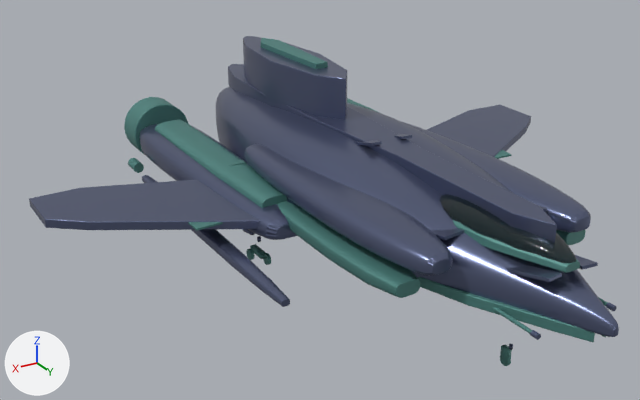
The glTF model ShotEmUp3D_JS/player_spaceship.glb as it was, and as the next commit left it.
One viewpoint serves both versions: a 50 mm lens placed at (13.82, 20.93, 10.11), pointed at (1.34, 0.14, -0.28). The axes (+X, +Y, +Z) are drawn at lower left. The lights are the same throughout. The first picture is the older version. Where no turn or scale is listed for an object, it has been applied to the vertices.

The older version as bpy lines, for what is in view:
```python
ob_auxthruster_r = bpy.data.objects.new('AuxThruster_R', me_cylinder_003)
ob_auxthruster_r.location = (4.34, -7.45, -1.08)
ob_canopyframe = bpy.data.objects.new('CanopyFrame', me_canopyframe)
ob_canopyframe.location = (0.0, 0.0, 0.0)
ob_engineshroud_r = bpy.data.objects.new('EngineShroud_R', me_engineshroud_r)
ob_engineshroud_r.location = (0.0, 0.0, 0.0)
ob_fincap = bpy.data.objects.new('FinCap', me_fincap)
ob_fincap.location = (0.0, 0.0, 0.0)
ob_gunbarrel_r = bpy.data.objects.new('GunBarrel_R', me_cylinder_009)
ob_gunbarrel_r.location = (1.18, 8.22, -0.26)
ob_mainhull = bpy.data.objects.new('MainHull', me_mainhull)
ob_mainhull.location = (0.0, 0.0, 0.0)
ob_nosechine_r = bpy.data.objects.new('NoseChine_R', me_nosechine_r)
ob_nosechine_r.location = (0.0, 0.0, 0.0)
ob_nozzleouter_r = bpy.data.objects.new('NozzleOuter_R', me_cylinder)
ob_nozzleouter_r.location = (3.2, -8.2, -0.12)
ob_shoulderunder_r = bpy.data.objects.new('ShoulderUnder_R', me_shoulderunder_r)
ob_shoulderunder_r.location = (0.0, 0.0, 0.0)
# also in view: 'VerticalFin' at (0.0, -3.9, 2.12); 'EngineBody_R' at (0.0, -3.05, -0.25); 'CenterSpine' at (0.0, -0.1, 1.43); 'ShoulderPod_R' at (0.0, 2.4, 0.82); 'PanelNose_R' at (0.0, 7.55, 0.62)
```
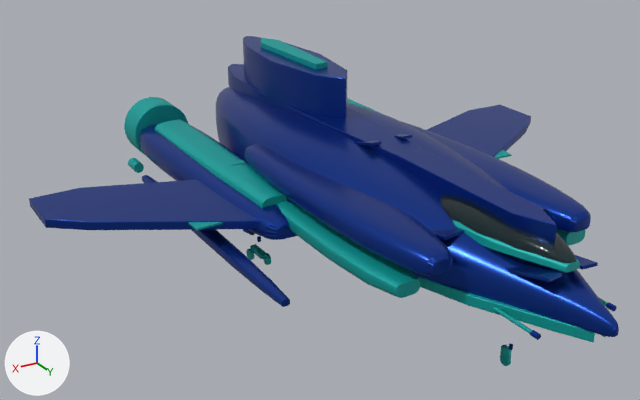
Where the change shows, as pixel boxes (x1, y1, x2, y2) in the pictures (640 x 400 px):
'MainHull', recoloured (darker): (216, 87, 619, 337) in both
'ShoulderPod_R', recoloured: (244, 121, 591, 276) in both
'Wing_R', recoloured: (29, 105, 531, 230) in both
'CenterSpine', recoloured: (228, 64, 557, 243) in both
'VerticalFin', recoloured: (243, 36, 347, 120) in both
'ShoulderUnder_R', recoloured: (277, 201, 586, 298) in both
'EngineBody_R', recoloured: (140, 123, 297, 240) in both
'EngineShroud_R', recoloured: (155, 98, 382, 208) in both
'NoseChine_R', recoloured: (418, 277, 606, 342) in both
'Store_R', recoloured: (142, 175, 290, 307) in both
'NozzleOuter_R', recoloured: (124, 97, 188, 155) in both
'CanopyFrame', recoloured: (453, 220, 580, 273) in both
'FinCap', recoloured: (261, 38, 328, 69) in both
'PanelNose_R', recoloured: (505, 255, 598, 282) in both
'WingPanel1_R', recoloured: (188, 150, 512, 230) in both
'PanelMid1_R', recoloured: (430, 205, 547, 240) in both
'GunBarrel_R', recoloured: (492, 297, 608, 334) in both
'PanelSpine_R', recoloured: (354, 134, 412, 146) in both
'AuxThruster_R', recoloured: (128, 158, 144, 173) in both
'NoseFork', recoloured: (500, 344, 512, 362) in both
'MainBogie_R', recoloured: (250, 244, 267, 259) in both
'GunMuzzle_R', recoloured: (530, 302, 617, 340) in both
'MainWheelRear_R', recoloured: (246, 248, 255, 260) in both
'MainWheelFront_R', recoloured: (263, 253, 271, 265) in both
'PanelEngine_R', recoloured: (227, 159, 247, 166) in both
'NoseWheel', recoloured: (500, 358, 511, 366) in both
'MainBrace_R', recoloured: (243, 229, 255, 235) in both
'WingRootFairing_R', recoloured: (247, 163, 300, 207) in both
'NoseStrut', recoloured: (509, 344, 513, 350) in both
'MainLeg_R', recoloured: (257, 236, 261, 242) in both

What changed in the scene script:
```text
Change mat_hull_dark:
    mat_hull_dark.base_color: (0.0846, 0.245, 0.226) -> (0.0, 0.374, 0.355)  # cyan #528883 -> cyan #00a5a1
Change mat_hull_main:
    mat_hull_main.base_color: (0.131, 0.156, 0.264) -> (0.00641, 0.0463, 0.327)  # blue #656e8c -> blue #133d9b
```
